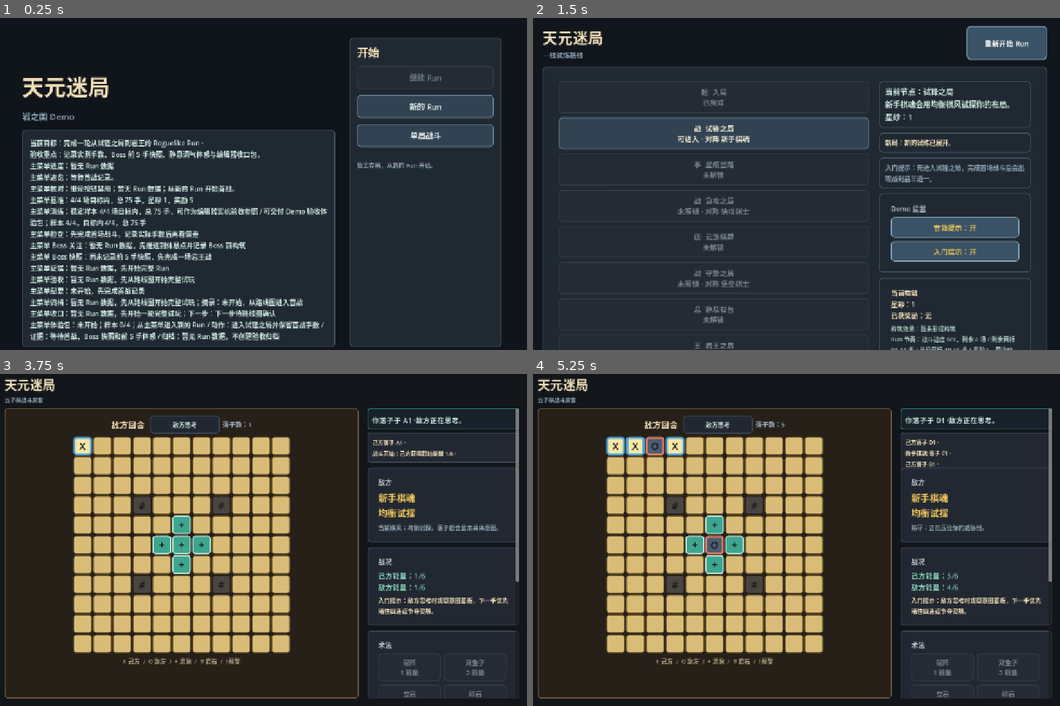
Above: before the commit, frames 1-4 (two rows, left to right).
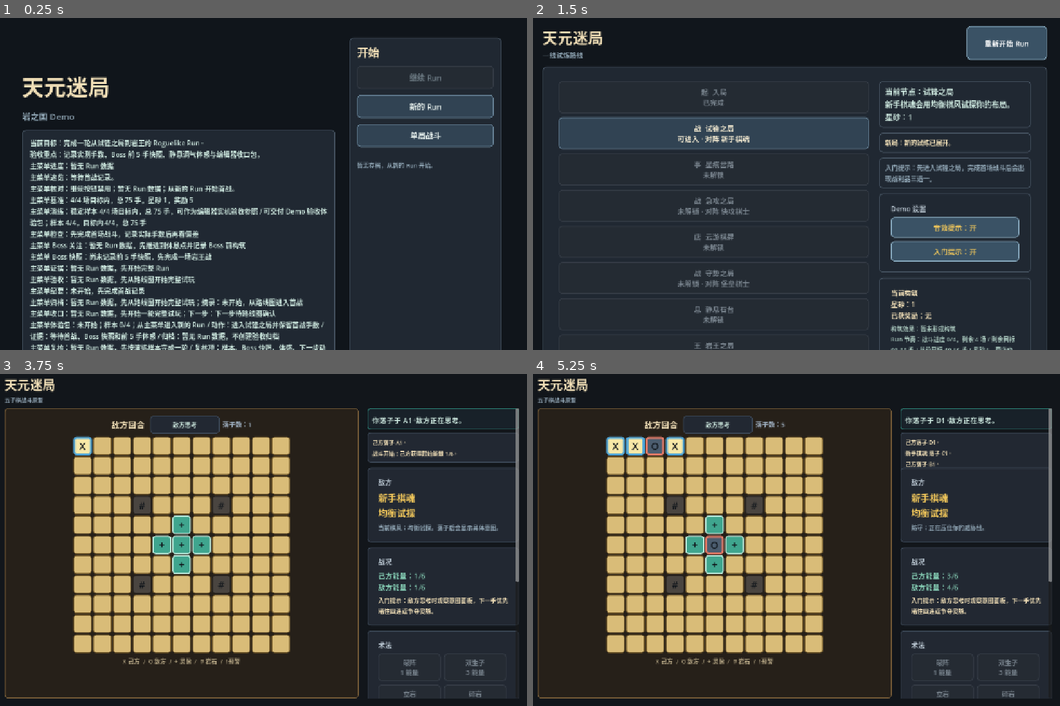
Above: after the commit, the same moments.

Repository: eason522/game
Game: Godot game, scene res://scenes/ui/MainMenu.tscn
Two runs of this game, one before a commit and one after it. Both use one fixed random seed, a clock stepped at 60 frames per second and the inputs below.
Inputs (mouse positions are in pixels of both pictures, inside the frame that each line leads up to):
- Up to frame 1 (0.25 s): no input
- Up to frame 2 (1.5 s): click "新的 Run" at 0.5 s; click "重新开始 Run" at 1.25 s
- Up to frame 3 (3.75 s): click "重新开始 Run" at 2 s; click "战 试锋之局 可进入 · 对阵 新手棋魂" at 2.75 s; click (84, 447) at 3.52 s
- Up to frame 4 (5.25 s): click (633, 447) at 4.27 s; click (675, 447) at 5.02 s

The runs differ from the first frame. In frame 1, 0.7% of the frame differs, in the area x 4-96%, y 97-100%; in frame 2, nothing differs; in frame 3, less than 0.1%; in frame 4, less than 0.1%.

Commit message:
推进 Demo 归档复核体验包
稳定完整 Run 点选 Boss 体感后会自动保存 Demo 验收归档，主菜单与路线图新增归档复核包，用于区分已保存、未闭合和下一步复核动作。

Diff:
--- a/scripts/roguelike/RunMapScene.gd
+++ b/scripts/roguelike/RunMapScene.gd
@@ -636,6 +636,13 @@
 	var option: Dictionary = options[index]
 
 	if run_state.record_boss_opening_feel(option.get("id", "")):
+		var boss_feedback := run_state.last_feedback
+		var boss_feedback_kind := run_state.last_feedback_kind
+
+		if playtest_simulator.persist_demo_acceptance_archive_if_ready(run_state):
+			run_state.last_feedback = "%s Demo 验收归档已保存。" % boss_feedback
+			run_state.last_feedback_kind = boss_feedback_kind
+
 		_persist_run_state()
 		_refresh()
 
@@ -741,6 +748,7 @@
 	var editor_closeout_packet_lines := playtest_simulator.get_editor_closeout_packet_lines(run_state)
 	var demo_acceptance_rehearsal_lines := playtest_simulator.get_demo_acceptance_rehearsal_lines()
 	var demo_acceptance_packet_lines := playtest_simulator.get_demo_acceptance_packet_lines(run_state)
+	var demo_archive_review_lines := playtest_simulator.get_demo_archive_review_lines(run_state)
 	var boss_validation_lines := playtest_simulator.get_boss_pressure_validation_lines(run_state)
 	var boss_observation_lines := run_state.get_boss_opening_observation_lines()
 	var boss_pressure_lines := run_state.get_boss_opening_pressure_lines()
@@ -775,6 +783,7 @@
 	]
 	build_summary_label.text += "\n%s" % " / ".join(demo_acceptance_rehearsal_lines)
 	build_summary_label.text += "\n%s" % " / ".join(demo_acceptance_packet_lines)
+	build_summary_label.text += "\n%s" % " / ".join(demo_archive_review_lines)
 	build_summary_label.text += "\n%s" % " / ".join(boss_validation_lines)
 
 
--- a/scripts/roguelike/RunPlaytestSimulator.gd
+++ b/scripts/roguelike/RunPlaytestSimulator.gd
@@ -105,6 +105,21 @@
 	}
 
 
+func persist_demo_acceptance_archive_if_ready(run_state) -> bool:
+	if run_state == null or not run_state.has_method("record_demo_acceptance_archive"):
+		return false
+
+	if run_state.has_method("has_demo_acceptance_archive") and run_state.has_demo_acceptance_archive():
+		return false
+
+	var record := build_demo_acceptance_archive_record(run_state)
+
+	if record.is_empty():
+		return false
+
+	return run_state.record_demo_acceptance_archive(record)
+
+
 func get_demo_acceptance_archive_lines(run_state) -> Array:
 	if run_state == null:
 		return ["Demo 归档记录：暂无 Run 数据，等待完整试玩"]
@@ -124,6 +139,42 @@
 
 	var archive_text := _trim_first_line(get_editor_archive_record_lines(run_state), "编辑器归档：")
 	return ["Demo 归档记录：未归档；%s" % archive_text]
+
+
+func get_demo_archive_review_lines(run_state) -> Array:
+	if run_state == null or not run_state.has_method("get_run_pacing_summary") or not run_state.has_method("get_battle_pacing_records"):
+		return [
+			"Demo 归档复核：暂无 Run 数据，先按演练样本完成一轮",
+			"Demo 归档复核：复核项：样本、Boss 快照、体感、下一步动作",
+		]
+
+	var archive_lines: Array = get_demo_acceptance_archive_lines(run_state)
+	var closeout_lines: Array = get_editor_closeout_packet_lines(run_state)
+	var packet_lines: Array = get_demo_acceptance_packet_lines(run_state)
+	var first_archive := _trim_first_line(archive_lines, "Demo 归档记录：")
+	var next_action := "按编辑器指引继续"
+
+	if closeout_lines.size() > 1:
+		next_action = String(closeout_lines[1]).trim_prefix("编辑器收口包：下一步：")
+	else:
+		next_action = _trim_first_line(get_editor_next_action_lines(run_state), "编辑器指引：")
+
+	if run_state.has_method("has_demo_acceptance_archive") and run_state.has_demo_acceptance_archive():
+		return [
+			"Demo 归档复核：已保存；%s" % first_archive,
+			"Demo 归档复核：下一步：%s" % next_action,
+		]
+
+	if _is_demo_acceptance_ready(run_state):
+		return [
+			"Demo 归档复核：可保存但尚未写入；%s" % first_archive,
+			"Demo 归档复核：动作：回路线图保存归档记录",
+		]
+
+	return [
+		"Demo 归档复核：未闭合；%s" % _trim_first_line(packet_lines, "Demo 验收包："),
+		"Demo 归档复核：下一步：%s" % next_action,
+	]
 
 
 func get_demo_acceptance_rehearsal_lines() -> Array:
--- a/scripts/ui/MainMenu.gd
+++ b/scripts/ui/MainMenu.gd
@@ -160,10 +160,10 @@
 		var snapshot_lines: Array = playtest_simulator.get_live_playtest_snapshot_lines(resume_state)
 		continue_button.text = _resume_button_text(resume_state)
 		status_label.text = "检测到可继续的 Run。\n%s" % _first_line(next_action_lines)
-		summary_label.text = "%s\n主菜单进度：%s\n主菜单速览：%s\n%s\n%s\n%s\n%s\n%s\n%s\n%s\n%s\n%s\n%s\n%s\n%s" % [
+		summary_label.text = "\n".join([
 			_base_summary_text(),
-			_first_line(snapshot_lines).trim_prefix("实机快照："),
-			" / ".join(closeout_lines),
+			"主菜单进度：%s" % _first_line(snapshot_lines).trim_prefix("实机快照："),
+			"主菜单速览：%s" % " / ".join(closeout_lines),
 			_get_main_menu_check_line(resume_state, snapshot_lines, closeout_lines),
 			_get_main_menu_baseline_line(),
 			_get_main_menu_demo_rehearsal_line(),
@@ -176,12 +176,16 @@
 			_get_main_menu_archive_excerpt_line(resume_state),
 			_get_main_menu_closeout_line(resume_state),
 			_get_main_menu_demo_packet_line(resume_state),
-		]
+			_get_main_menu_archive_review_line(resume_state),
+		])
 	else:
 		continue_button.text = "继续 Run"
 		status_label.text = "暂无存档，从新的 Run 开始。"
-		summary_label.text = "%s\n主菜单进度：暂无 Run 数据\n主菜单速览：等待首战记录。\n主菜单核对：继续按钮禁用；暂无 Run 数据；从新的 Run 开始首战。\n%s\n%s\n%s\n%s\n%s\n%s\n%s\n%s\n%s\n%s\n%s" % [
+		summary_label.text = "\n".join([
 			_base_summary_text(),
+			"主菜单进度：暂无 Run 数据",
+			"主菜单速览：等待首战记录。",
+			"主菜单核对：继续按钮禁用；暂无 Run 数据；从新的 Run 开始首战。",
 			_get_main_menu_baseline_line(),
 			_get_main_menu_demo_rehearsal_line(),
 			_get_main_menu_playtest_check_line(null),
@@ -193,7 +197,8 @@
 			_get_main_menu_archive_excerpt_line(null),
 			_get_main_menu_closeout_line(null),
 			_get_main_menu_demo_packet_line(null),
-		]
+			_get_main_menu_archive_review_line(null),
+		])
 
 
 func _base_summary_text() -> String:
@@ -337,6 +342,16 @@
 	return "主菜单体验包：%s" % " / ".join(trimmed_lines)
 
 
+func _get_main_menu_archive_review_line(run_state) -> String:
+	var review_lines: Array = playtest_simulator.get_demo_archive_review_lines(run_state)
+	var trimmed_lines: Array = []
+
+	for line in review_lines:
+		trimmed_lines.append(String(line).trim_prefix("Demo 归档复核："))
+
+	return "主菜单复核：%s" % " / ".join(trimmed_lines)
+
+
 func _resume_button_text(run_state) -> String:
 	if run_state == null:
 		return "继续 Run"
--- a/tests/demo_acceptance_flow_smoke.gd
+++ b/tests/demo_acceptance_flow_smoke.gd
@@ -67,6 +67,9 @@
 	if menu.summary_label == null or not menu.summary_label.text.contains("主菜单体验包") or not menu.summary_label.text.contains("可交付 Demo 验收体验包"):
 		failures.append("demo acceptance flow: expected main menu to show accepted demo packet")
 
+	if menu.summary_label == null or not menu.summary_label.text.contains("主菜单复核") or not menu.summary_label.text.contains("已保存"):
+		failures.append("demo acceptance flow: expected main menu to show saved archive review")
+
 	menu.queue_free()
 	await process_frame
 
@@ -95,6 +98,9 @@
 	if run_map.build_summary_label == null or not run_map.build_summary_label.text.contains("保持当前数值并归档"):
 		failures.append("demo acceptance flow: expected accepted packet to preserve archive next action")
 
+	if run_map.build_summary_label == null or not run_map.build_summary_label.text.contains("Demo 归档复核") or not run_map.build_summary_label.text.contains("已保存"):
+		failures.append("demo acceptance flow: expected run map to show saved archive review")
+
 	run_map.queue_free()
 	RunSaveScript.delete_save()
 
--- a/tests/main_menu_smoke.gd
+++ b/tests/main_menu_smoke.gd
@@ -88,6 +88,9 @@
 	if scene.summary_label == null or not scene.summary_label.text.contains("主菜单体验包") or not scene.summary_label.text.contains("未开始；样本 0/4"):
 		failures.append("main menu: expected no-save demo acceptance packet line")
 
+	if scene.summary_label == null or not scene.summary_label.text.contains("主菜单复核") or not scene.summary_label.text.contains("暂无 Run 数据"):
+		failures.append("main menu: expected no-save archive review line")
+
 	var run_state := RunStateScript.new(MapGeneratorScript.new().generate_linear_route())
 	RunSaveScript.save_state(run_state)
 	scene._refresh_continue_state()
@@ -144,6 +147,9 @@
 
 	if scene.summary_label == null or not scene.summary_label.text.contains("主菜单体验包") or not scene.summary_label.text.contains("继续试玩；样本 0/4"):
 		failures.append("main menu: expected saved-run demo acceptance packet to keep the sample open")
+
+	if scene.summary_label == null or not scene.summary_label.text.contains("主菜单复核") or not scene.summary_label.text.contains("未闭合"):
+		failures.append("main menu: expected saved-run archive review to stay open")
 
 	run_state.resolve_current_node(true, [{
 		"id": "smoke_reward",
@@ -273,6 +279,9 @@
 	if scene.summary_label == null or not scene.summary_label.text.contains("记录：已保存 Demo 验收通过"):
 		failures.append("main menu: expected accepted run demo archive record on the menu")
 
+	if scene.summary_label == null or not scene.summary_label.text.contains("主菜单复核") or not scene.summary_label.text.contains("已保存"):
+		failures.append("main menu: expected accepted run archive review on the menu")
+
 	scene.queue_free()
 	RunSaveScript.delete_save()
 
--- a/tests/run_map_feedback_smoke.gd
+++ b/tests/run_map_feedback_smoke.gd
@@ -138,6 +138,9 @@
 
 	if scene.build_summary_label == null or not scene.build_summary_label.text.contains("Demo 验收包") or not scene.build_summary_label.text.contains("继续试玩；样本 0/4"):
 		failures.append("run map feedback: expected fresh demo acceptance packet to keep the sample open")
+
+	if scene.build_summary_label == null or not scene.build_summary_label.text.contains("Demo 归档复核") or not scene.build_summary_label.text.contains("未闭合"):
+		failures.append("run map feedback: expected fresh archive review to stay open")
 
 	if scene.build_summary_label == null or not scene.build_summary_label.text.contains("调参建议"):
 		failures.append("run map feedback: expected build panel to show tuning suggestions")
@@ -565,6 +568,12 @@
 	if scene.build_summary_label == null or not scene.build_summary_label.text.contains("可交付 Demo 验收体验包") or not scene.build_summary_label.text.contains("归档：可归档 Demo 验收"):
 		failures.append("run map feedback: expected demo acceptance packet to close stable full-run evidence")
 
+	if not scene.run_state.has_demo_acceptance_archive():
+		failures.append("run map feedback: expected stable boss feel to save a demo archive record")
+
+	if scene.build_summary_label == null or not scene.build_summary_label.text.contains("Demo 归档复核") or not scene.build_summary_label.text.contains("已保存"):
+		failures.append("run map feedback: expected stable full-run evidence to show saved archive review")
+
 	scene.queue_free()
 	root.remove_meta(RUN_STATE_META)
 	root.remove_meta(DEMO_SOUND_ENABLED_META)
Not shown, changed: DEVELOPMENT_PLAN.md
Not shown, changed: README.md
